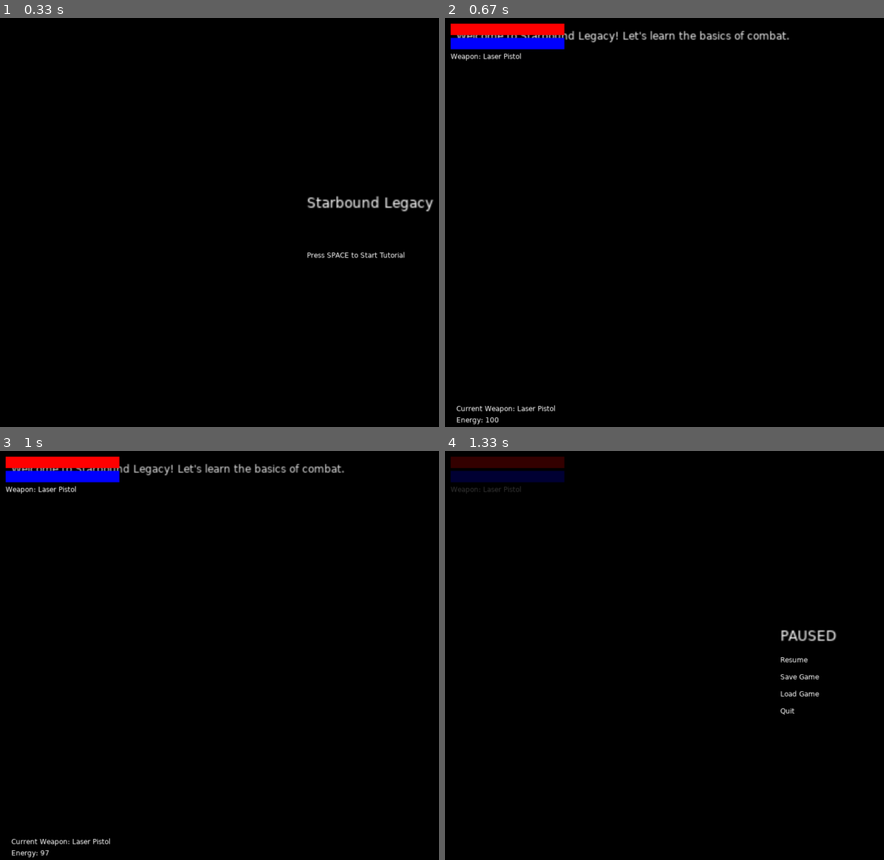
Above: before the commit, frames 1-4 (two rows, left to right).
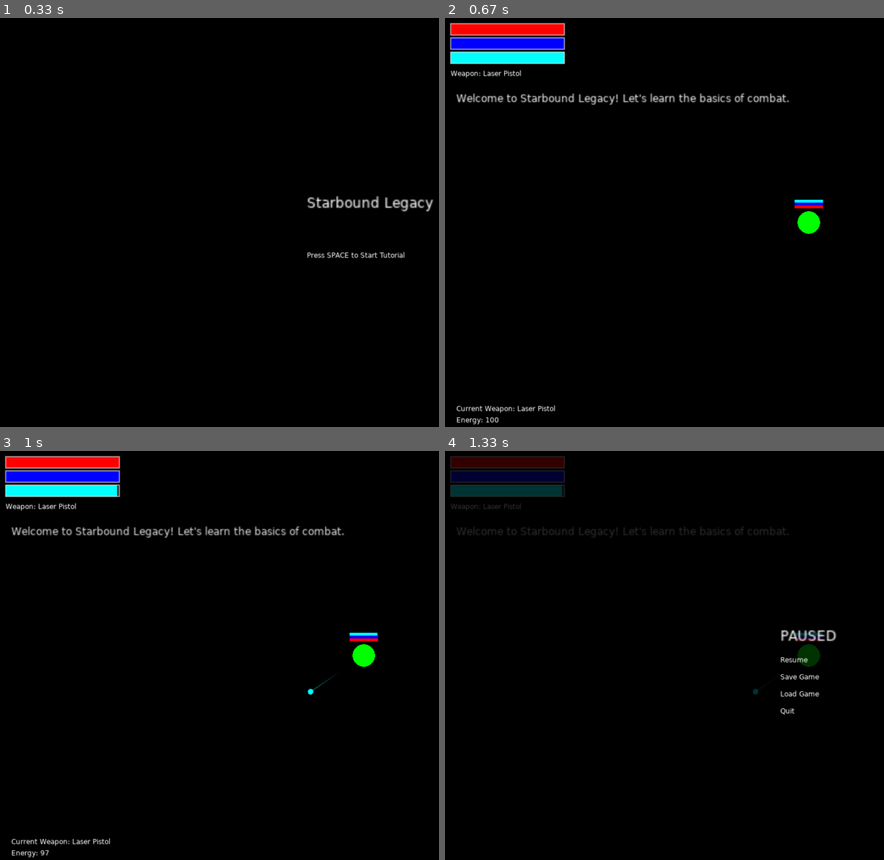
Above: after the commit, the same moments.

Repository: DedicatedJ/Starbound
Game: LÖVE game, started from main.lua
Two runs of this game, one before a commit and one after it. Both use one fixed random seed, a clock stepped at 60 frames per second and the inputs below.
Inputs (mouse positions are in pixels of both pictures, inside the frame that each line leads up to):
- Up to frame 1 (0.33 s): no input
- Up to frame 2 (0.67 s): tap Space at 0.33 s
- Up to frame 3 (1 s): click (338, 671) at 0.72 s
- Up to frame 4 (1.33 s): tap Esc at 1 s

Frame 1 is identical in both runs. In frame 2, 3.4% of the frame differs, in the area x 1-87%, y 1-53%; in frame 3, 3.4%; in frame 4, 1.5%.

Commit message:
Fix startup crashes and make the game render
Crashes:
- Add Enemy:setTarget and Enemy:canAttack, which World called but
  were never defined.
- Split the overloaded Enemy:attack into attackState (AI state) and
  performAttack (deals damage), ending the infinite recursion.
- Give Player maxHealth and maxShield fields so shield crystal and
  repair kit pickups no longer index nil.

Rendering and simulation:
- World now updates enemies and applies their velocity.
- World draws enemies and the player (with projectiles) instead of
  only chunk entities, which were never generated.
- Remove the duplicate enemy attack loop from World:checkCombat.
- HUD shows live health, shield, energy and the current weapon name.
- Pause screen draws the game behind the menu overlay.
- Tutorial text moved below the HUD.

Co-Authored-By: Claude Opus 5.5 <noreply@anthropic.com>

Diff:
--- a/main.lua
+++ b/main.lua
@@ -51,7 +51,7 @@
     world:addEntity(player)
 
     -- Create UI
-    ui = UI.new()
+    ui = UI.new(player)
 end
 
 -- Update game state
@@ -185,6 +185,6 @@
 
 -- Draw paused state
 function drawPaused()
-    -- Draw pause menu
-    ui:draw()
+    -- Draw the frozen game behind the pause menu (ui:draw renders the menu overlay)
+    drawGame()
 end
--- a/src/entities/enemy.lua
+++ b/src/entities/enemy.lua
@@ -138,6 +138,31 @@
 
     -- Update AI behavior
     self:updateAI(dt)
+
+    -- Apply movement
+    self.x = self.x + self.velocity.x * dt
+    self.y = self.y + self.velocity.y * dt
+end
+
+function Enemy:setTarget(target)
+    self.target = target
+end
+
+function Enemy:canAttack()
+    if self.isDead or not self.target or self.attackTimer > 0 then
+        return false
+    end
+    local dx = self.target.x - self.x
+    local dy = self.target.y - self.y
+    return dx * dx + dy * dy <= self.attackRange * self.attackRange
+end
+
+function Enemy:performAttack()
+    if self.target.takeDamage then
+        self.target:takeDamage(self.damage)
+    end
+    self.attackTimer = self.attackCooldown
+    self:addEffect("attack", self.target.x, self.target.y)
 end
 
 function Enemy:updateAI(dt)
@@ -164,7 +189,7 @@
     elseif self.state == "chase" then
         self:chase(dt)
     elseif self.state == "attack" then
-        self:attack(dt)
+        self:attackState(dt)
     elseif self.state == "retreat" then
         self:retreat(dt)
     end
@@ -214,13 +239,13 @@
     end
 end
 
-function Enemy:attack(dt)
+function Enemy:attackState(dt)
     -- Stop moving when in attack range
     self.velocity.x = 0
     self.velocity.y = 0
 
     if self:canAttack() then
-        self:attack(self.target)
+        self:performAttack()
     end
 end
 
@@ -286,10 +311,13 @@
 
     -- Draw effects
     for _, effect in ipairs(self.effects) do
+        local alpha = effect.lifetime / 0.2
         if effect.type == "hit" then
-            local alpha = effect.lifetime / 0.2
             love.graphics.setColor(1, 0, 0, alpha)
             love.graphics.circle("line", effect.x, effect.y, 20)
+        elseif effect.type == "attack" then
+            love.graphics.setColor(1, 0.3, 0.3, alpha)
+            love.graphics.line(self.x, self.y, effect.x, effect.y)
         end
     end
 
--- a/src/entities/player.lua
+++ b/src/entities/player.lua
@@ -108,7 +108,9 @@
 
     -- Stats
     self.health = config.maxHealth
+    self.maxHealth = config.maxHealth
     self.shield = config.maxHealth
+    self.maxShield = config.maxHealth
     self.shieldRechargeTimer = 0
     self.energy = 100
     self.maxEnergy = 100
--- a/src/ui/ui.lua
+++ b/src/ui/ui.lua
@@ -10,8 +10,11 @@
     healthBarHeight = 20
 }
 
-function UI.new()
+function UI.new(player)
     local self = setmetatable({}, UI)
+
+    -- Player whose stats the HUD shows
+    self.player = player
 
     -- UI state
     self.showInventory = false
@@ -77,20 +80,39 @@
     -- Save current color
     local r, g, b, a = love.graphics.getColor()
 
-    -- Draw health bar
-    love.graphics.setColor(1, 0, 0)
-    love.graphics.rectangle("fill", config.padding, config.padding, config.healthBarWidth, config.healthBarHeight)
+    local p = self.player
+    if p then
+        local x, y = config.padding, config.padding
+        local w, h = config.healthBarWidth, config.healthBarHeight
+        local step = h + 5
 
-    -- Draw shield bar
-    love.graphics.setColor(0, 0, 1)
-    love.graphics.rectangle("fill", config.padding, config.padding + config.healthBarHeight + 5, config.healthBarWidth, config.healthBarHeight)
+        self:drawBar(x, y, w, h, p.health / p.maxHealth, {1, 0, 0})
+        self:drawBar(x, y + step, w, h, p.shield / p.maxShield, {0, 0, 1})
+        self:drawBar(x, y + step * 2, w, h, p.energy / p.maxEnergy, {0, 1, 1})
 
-    -- Draw weapon info
-    love.graphics.setColor(1, 1, 1)
-    love.graphics.print("Weapon: Laser Pistol", config.padding, config.padding + config.healthBarHeight * 2 + 10)
+        -- Draw weapon info
+        love.graphics.setColor(1, 1, 1)
+        love.graphics.print("Weapon: " .. p.weapons[p.currentWeapon].name, x, y + step * 3 + 5)
+    end
 
     -- Restore color
     love.graphics.setColor(r, g, b, a)
+end
+
+function UI:drawBar(x, y, w, h, fraction, color)
+    fraction = math.max(0, math.min(1, fraction))
+
+    -- Background
+    love.graphics.setColor(0.2, 0.2, 0.2, 0.8)
+    love.graphics.rectangle("fill", x, y, w, h)
+
+    -- Fill
+    love.graphics.setColor(color)
+    love.graphics.rectangle("fill", x, y, w * fraction, h)
+
+    -- Outline
+    love.graphics.setColor(1, 1, 1)
+    love.graphics.rectangle("line", x, y, w, h)
 end
 
 function UI:drawInventory()
--- a/src/world/world.lua
+++ b/src/world/world.lua
@@ -182,6 +182,7 @@
             if player then
                 enemy:setTarget(player)
             end
+            enemy:update(dt)
         end
     end
 
@@ -305,12 +306,7 @@
         if hit then break end
     end
 
-    -- Check enemy attacks against player
-    for _, enemy in ipairs(self.enemies) do
-        if not enemy.isDead and enemy:canAttack() then
-            enemy:attack(player)
-        end
-    end
+    -- Enemy attacks against the player are handled in Enemy:attackState
 end
 
 function World:updateCurrentChunk()
@@ -329,18 +325,23 @@
                 self:drawTile(x, y, tile)
             end
         end
-
-        -- Draw entities
-        for _, entity in ipairs(chunk.entities) do
-            if entity.draw then
-                entity:draw()
-            end
-        end
     end
 
     -- Draw loot
     for _, item in ipairs(self.loot) do
         item:draw()
+    end
+
+    -- Draw enemies (chunk enemies are also tracked in self.enemies)
+    for _, enemy in ipairs(self.enemies) do
+        enemy:draw()
+    end
+
+    -- Draw world entities (player and its projectiles)
+    for _, entity in ipairs(self.entities) do
+        if entity.draw then
+            entity:draw()
+        end
     end
 
     -- Draw tutorial message
@@ -349,7 +350,8 @@
         if currentStep and currentStep.type == "message" then
             local alpha = 1 - (self.tutorial.stepTimer / currentStep.duration)
             love.graphics.setColor(1, 1, 1, alpha)
-            love.graphics.print(currentStep.text, 20, 20, 0, 1.5)
+            -- Drawn below the HUD so the two do not overlap
+            love.graphics.print(currentStep.text, 20, 130, 0, 1.5)
         end
     end
 end
